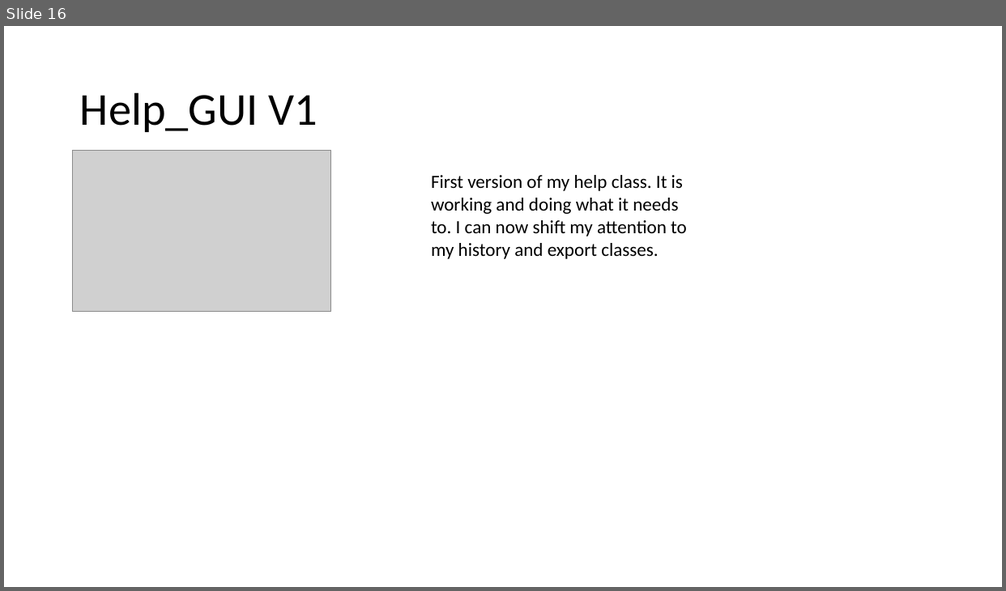
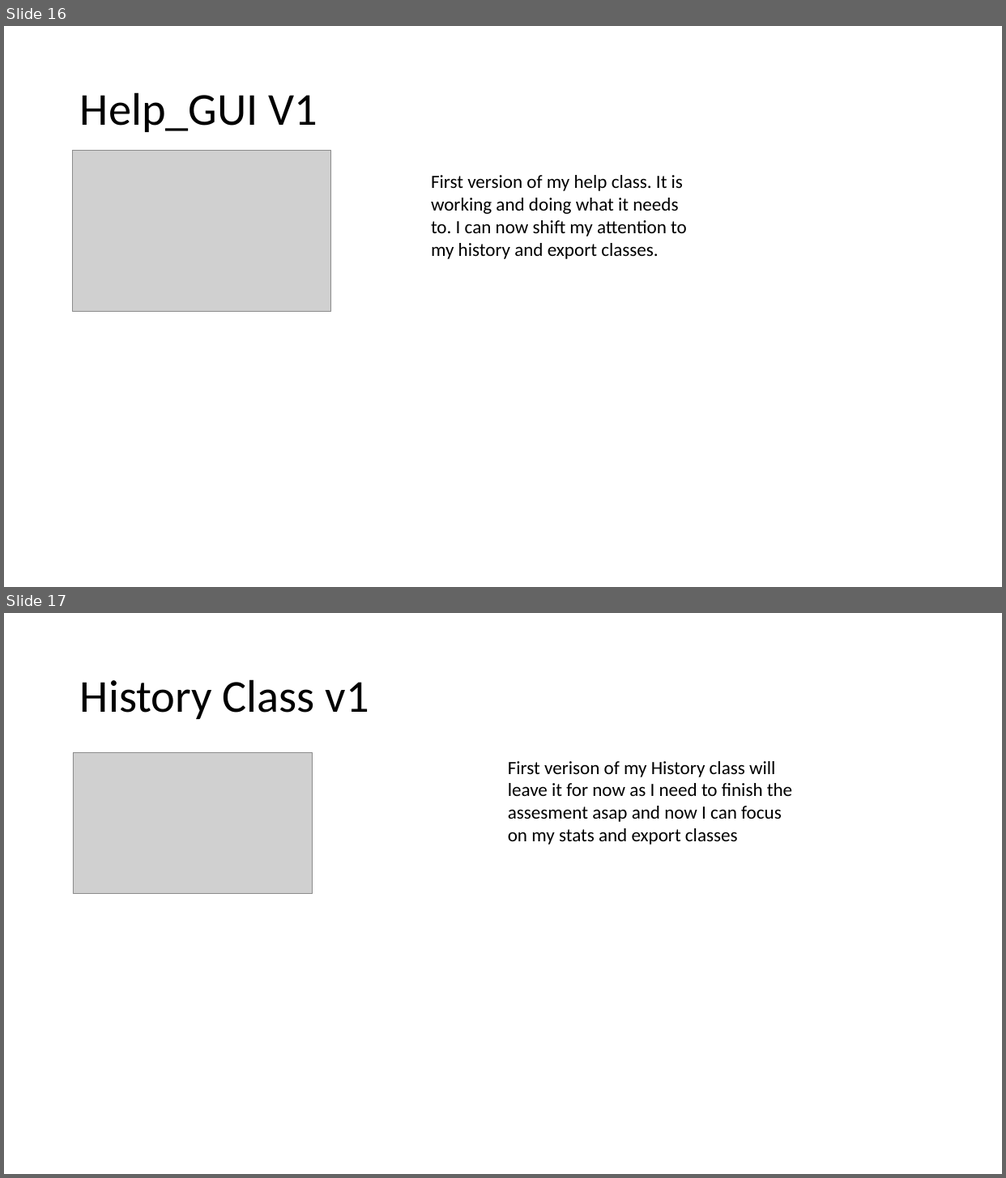
Before and after one commit to morrisj70800/01_Assesment, a slide deck: Programming Assesment.pptx. Shown one above the other, each under a label of ours: slide 16 before the commit, slides 16 and 17 after it. The pictures are 1006x591 and 1006x1178 pixels, drawn with LibreOffice and Linux fonts; fonts in the diff are those of the drawing; grey boxes stand for pictures. Boxes give left, top, right and bottom in pixels: in the first picture for what was removed or moved away, otherwise in the second. Text is boxed around its words. In the diff, an @@ line names an element or a change of style, - is before the commit and + after.

```diff
--- a/Programming Assesment.pptx
+++ b/Programming Assesment.pptx
@@ slide 17 added at box(4, 613, 1002, 1174), background #FFFFFF @@
@@ title added at box(80, 679, 369, 719), 44 pt, text #000000 @@
+History Class v1
@@ picture added at box(73, 753, 313, 895) @@
@@ text added at box(508, 761, 792, 845), 18 pt, text #000000 @@
+First verison of my History class will leave it for now as I need to finish the assesment asap and now I can focus on my stats and export classes
```
Also in this commit, not shown: 1 other slide added, 1 slide removed, 5 other files.
